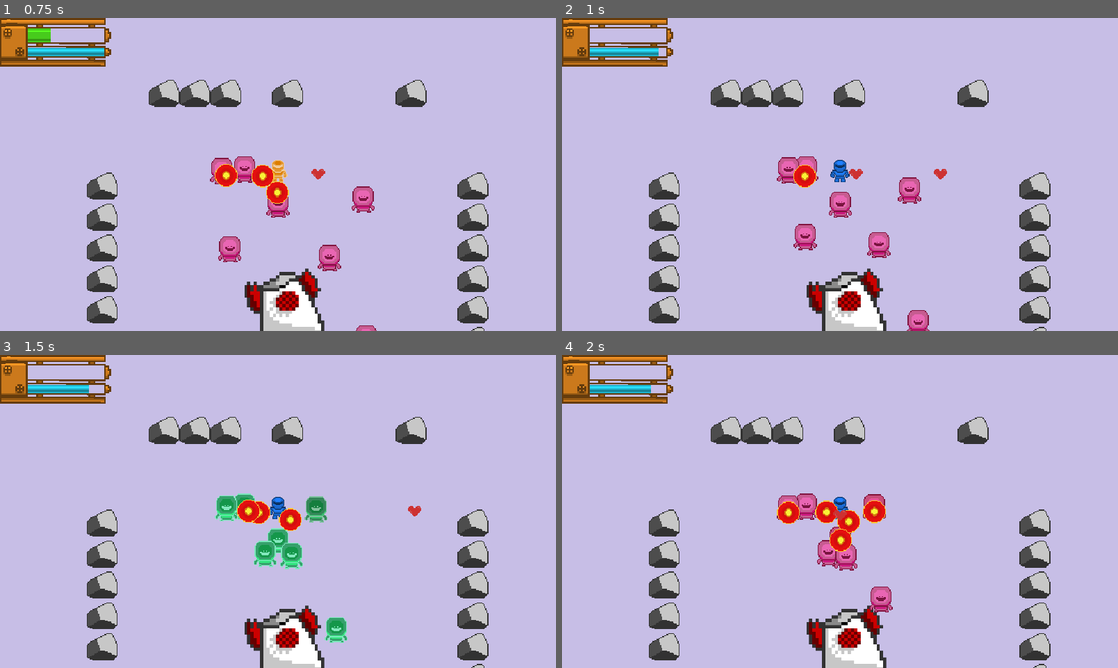
Above: before the commit, frames 1-4 (two rows, left to right).
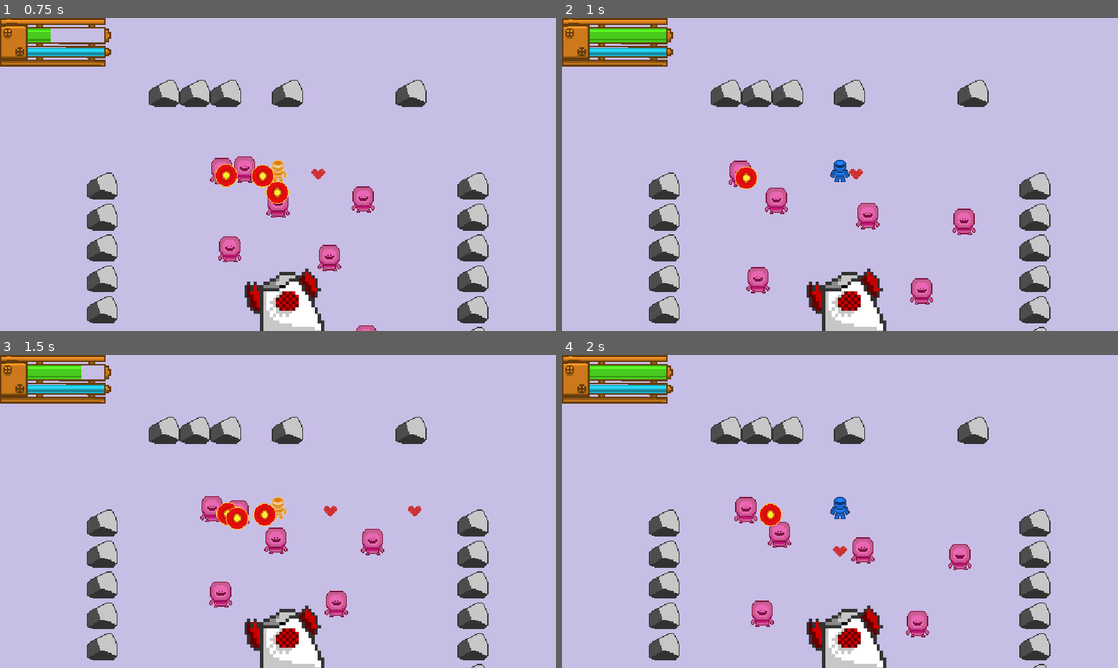
Above: after the commit, the same moments.

Repository: FREQ-E/Hanno
Game: Godot game, scene res://levels/test/test.tscn
Same seed, same stepped clock (60 frames per second), same inputs: the game is played once before the commit and once after it.
Inputs:
- Up to frame 1 (0.75 s): hold Right (fire_right) from 0.53 s (still down); hold Space (sprint) from 0.53 s (still down)
- Up to frame 2 (1 s): keep holding Right (fire_right); keep holding Space (sprint)
- Up to frame 3 (1.5 s): release Right (fire_right) at 1.28 s; release Space (sprint) at 1.28 s; hold Down (fire_down) from 1.28 s (still down); tap Space (sprint) at 1.35 s
- Up to frame 4 (2 s): keep holding Down (fire_down)

Frame 1 is identical in both runs. In frame 2, 4.5% of the frame differs, in the area x 5-75%, y 3-100%; in frame 3, 4.1%; in frame 4, 4.9%, in the area x 5-74%, y 3-91%.

Commit message:
Removed print lines and added restart-on-death mechanic

Diff:
--- a/actors/aliens/alien1.tscn
+++ b/actors/aliens/alien1.tscn
@@ -8,18 +8,38 @@
 [ext_resource path="res://ai/trigger_untrigger.gd" type="Script" id=6]
 [ext_resource path="res://ai/agro2d.gd" type="Script" id=7]
 [ext_resource path="res://combat_scripts/damageable.gd" type="Script" id=8]
-[ext_resource path="res://actors/invert_material.tres" type="Material" id=9]
 [ext_resource path="res://combat_scripts/damage_hue.gd" type="Script" id=10]
 [ext_resource path="res://ai/node_sight2d.gd" type="Script" id=11]
 [ext_resource path="res://actors/spawn_instance.gd" type="Script" id=12]
+[ext_resource path="res://actors/respawner.gd" type="Script" id=13]
 
-[sub_resource type="CircleShape2D" id=1]
+[sub_resource type="Shader" id=1]
+code = "shader_type canvas_item;
+
+uniform bool invert = false;
+
+void fragment() {
+    vec4 col = texture(TEXTURE, UV).rgba;
+	if (invert) {
+		col.r = 1.0 - col.r;
+		col.g = 1.0 - col.g;
+		col.b = 1.0 - col.b;
+	}
+    COLOR.rgba = col.rgba;
+}"
+
+[sub_resource type="ShaderMaterial" id=2]
+resource_local_to_scene = true
+shader = SubResource( 1 )
+shader_param/invert = false
+
+[sub_resource type="CircleShape2D" id=3]
 radius = 37.2074
 
 [node name="Alien1" type="KinematicBody2D" groups=[
 "Enemies",
 ]]
-material = ExtResource( 9 )
+material = SubResource( 2 )
 collision_layer = 4
 collision_mask = 7
 script = ExtResource( 1 )
@@ -65,4 +85,7 @@
 
 [node name="SpawnChecker" type="VisibilityNotifier2D" parent="."]
 script = ExtResource( 12 )
+
+[node name="Respawner" type="Node" parent="."]
+script = ExtResource( 13 )
 [connection signal="death" from="Damageable" to="." method="queue_free"]
--- a/actors/player1/player1.tscn
+++ b/actors/player1/player1.tscn
@@ -2,7 +2,6 @@
 
 [ext_resource path="res://base_scripts/classic_character_2d.gd" type="Script" id=1]
 [ext_resource path="res://base_scripts/movement_input_2d.gd" type="Script" id=2]
-[ext_resource path="res://combat_scripts/damageable.gd" type="Script" id=3]
 [ext_resource path="res://actors/player1/Side-Sheet.png" type="Texture" id=4]
 [ext_resource path="res://actors/character_animator.gd" type="Script" id=5]
 [ext_resource path="res://actors/player1/Front-Sheet.png" type="Texture" id=6]
@@ -33,77 +32,87 @@
 }"
 
 [sub_resource type="ShaderMaterial" id=2]
+resource_local_to_scene = true
 shader = SubResource( 1 )
 shader_param/invert = false
 
 [sub_resource type="AtlasTexture" id=3]
+atlas = ExtResource( 4 )
+region = Rect2( 0, 0, 32, 32 )
+
+[sub_resource type="AtlasTexture" id=4]
+atlas = ExtResource( 4 )
+region = Rect2( 32, 0, 32, 32 )
+
+[sub_resource type="AtlasTexture" id=5]
+atlas = ExtResource( 4 )
+region = Rect2( 64, 0, 32, 32 )
+
+[sub_resource type="AtlasTexture" id=6]
+atlas = ExtResource( 4 )
+region = Rect2( 96, 0, 32, 32 )
+
+[sub_resource type="AtlasTexture" id=7]
 atlas = ExtResource( 6 )
 region = Rect2( 0, 0, 32, 32 )
 
-[sub_resource type="AtlasTexture" id=4]
+[sub_resource type="AtlasTexture" id=8]
 atlas = ExtResource( 6 )
 region = Rect2( 32, 0, 32, 32 )
 
-[sub_resource type="AtlasTexture" id=5]
+[sub_resource type="AtlasTexture" id=9]
 atlas = ExtResource( 6 )
 region = Rect2( 64, 0, 32, 32 )
 
-[sub_resource type="AtlasTexture" id=6]
+[sub_resource type="AtlasTexture" id=10]
 atlas = ExtResource( 6 )
 region = Rect2( 96, 0, 32, 32 )
 
-[sub_resource type="AtlasTexture" id=7]
+[sub_resource type="AtlasTexture" id=11]
 atlas = ExtResource( 7 )
 region = Rect2( 0, 0, 32, 32 )
 
-[sub_resource type="AtlasTexture" id=8]
+[sub_resource type="AtlasTexture" id=12]
 atlas = ExtResource( 7 )
 region = Rect2( 32, 0, 32, 32 )
 
-[sub_resource type="AtlasTexture" id=9]
+[sub_resource type="AtlasTexture" id=13]
 atlas = ExtResource( 7 )
 region = Rect2( 64, 0, 32, 32 )
 
-[sub_resource type="AtlasTexture" id=10]
+[sub_resource type="AtlasTexture" id=14]
 atlas = ExtResource( 7 )
-region = Rect2( 96, 0, 32, 32 )
-
-[sub_resource type="AtlasTexture" id=11]
-atlas = ExtResource( 4 )
-region = Rect2( 0, 0, 32, 32 )
-
-[sub_resource type="AtlasTexture" id=12]
-atlas = ExtResource( 4 )
-region = Rect2( 32, 0, 32, 32 )
-
-[sub_resource type="AtlasTexture" id=13]
-atlas = ExtResource( 4 )
-region = Rect2( 64, 0, 32, 32 )
-
-[sub_resource type="AtlasTexture" id=14]
-atlas = ExtResource( 4 )
 region = Rect2( 96, 0, 32, 32 )
 
 [sub_resource type="SpriteFrames" id=15]
 animations = [ {
 "frames": [ SubResource( 3 ), SubResource( 4 ), SubResource( 5 ), SubResource( 6 ) ],
 "loop": true,
-"name": "walk_down",
+"name": "walk_side",
 "speed": 10.0
 }, {
 "frames": [ SubResource( 7 ), SubResource( 8 ), SubResource( 9 ), SubResource( 10 ) ],
 "loop": true,
-"name": "walk_up",
+"name": "walk_down",
 "speed": 10.0
 }, {
 "frames": [ SubResource( 11 ), SubResource( 12 ), SubResource( 13 ), SubResource( 14 ) ],
 "loop": true,
-"name": "walk_side",
+"name": "walk_up",
 "speed": 10.0
 } ]
 
 [sub_resource type="CircleShape2D" id=16]
 radius = 32.9877
+
+[sub_resource type="GDScript" id=18]
+script/source = "extends Damageable
+
+
+func _ready():
+	yield(self, \"death\")
+	get_tree().change_scene(get_parent().owner.filename)
+"
 
 [sub_resource type="Curve" id=17]
 max_value = 4.0
@@ -122,6 +131,7 @@
 scale = Vector2( 3, 3 )
 frames = SubResource( 15 )
 animation = "walk_down"
+frame = 3
 playing = true
 script = ExtResource( 5 )
 
@@ -141,7 +151,7 @@
 [node name="UI1" parent="." instance=ExtResource( 8 )]
 
 [node name="Damageable" type="Node" parent="."]
-script = ExtResource( 3 )
+script = SubResource( 18 )
 
 [node name="Targets" type="Node2D" parent="."]
 position = Vector2( 0, -142.128 )
--- /dev/null
+++ b/actors/respawner.gd
@@ -0,0 +1,36 @@
+class_name Respawner
+extends Node
+
+
+export var recovery_distance := 4000.0
+
+var recoverer: Respawner
+var player: Node2D
+
+var _recovery_mode := false
+
+onready var original_transform = get_parent().global_transform
+
+
+func _ready():
+	if _recovery_mode:
+		player = GlobalFuncs.yield_and_get_group("Player")[0]
+
+	else:
+		recoverer = duplicate()
+		recoverer._recovery_mode = true
+		recoverer.filename = get_parent().filename
+		set_process(false)
+
+
+func _process(_delta):
+	if player.global_transform.origin.distance_to(original_transform.origin) <= recovery_distance:
+		var instance: Node2D = load(filename).instance()
+		get_parent().add_child(instance)
+		instance.global_transform = original_transform
+		queue_free()
+
+
+func _exit_tree():
+	if not _recovery_mode:
+		get_parent().get_parent().add_child(recoverer)
--- a/base_scripts/base_bullet.gd
+++ b/base_scripts/base_bullet.gd
@@ -12,9 +12,7 @@
 
 
 func _handle_collision(body: Node) -> void:
-	print(body.name)
 	queue_free()
 
 	if body.is_in_group(target_group):
 		body.get_node('Damageable').health -= damage
-		print('Life left ', body.get_node('Damageable').health/body.get_node('Damageable').max_health,'%')
--- a/levels/test/test.tscn
+++ b/levels/test/test.tscn
@@ -6,7 +6,62 @@
 [ext_resource path="res://levels/objects_tileset.tres" type="TileSet" id=4]
 [ext_resource path="res://levels/nav_tile.png" type="Texture" id=5]
 
-[sub_resource type="NavigationPolygon" id=1]
+[sub_resource type="Shader" id=1]
+code = "shader_type canvas_item;
+
+uniform bool invert = false;
+
+void fragment() {
+    vec4 col = texture(TEXTURE, UV).rgba;
+	if (invert) {
+		col.r = 1.0 - col.r;
+		col.g = 1.0 - col.g;
+		col.b = 1.0 - col.b;
+	}
+    COLOR.rgba = col.rgba;
+}"
+
+[sub_resource type="ShaderMaterial" id=4]
+resource_local_to_scene = true
+shader = SubResource( 1 )
+shader_param/invert = false
+
+[sub_resource type="ShaderMaterial" id=5]
+resource_local_to_scene = true
+shader = SubResource( 1 )
+shader_param/invert = false
+
+[sub_resource type="ShaderMaterial" id=6]
+resource_local_to_scene = true
+shader = SubResource( 1 )
+shader_param/invert = false
+
+[sub_resource type="ShaderMaterial" id=7]
+resource_local_to_scene = true
+shader = SubResource( 1 )
+shader_param/invert = false
+
+[sub_resource type="ShaderMaterial" id=8]
+resource_local_to_scene = true
+shader = SubResource( 1 )
+shader_param/invert = false
+
+[sub_resource type="ShaderMaterial" id=9]
+resource_local_to_scene = true
+shader = SubResource( 1 )
+shader_param/invert = false
+
+[sub_resource type="ShaderMaterial" id=10]
+resource_local_to_scene = true
+shader = SubResource( 1 )
+shader_param/invert = false
+
+[sub_resource type="ShaderMaterial" id=11]
+resource_local_to_scene = true
+shader = SubResource( 1 )
+shader_param/invert = false
+
+[sub_resource type="NavigationPolygon" id=12]
 vertices = PoolVector2Array( 128, 128, 0, 128, 0, 0, 128, 0 )
 polygons = [ PoolIntArray( 0, 1, 2, 3 ) ]
 
@@ -48,27 +103,35 @@
 [node name="YSort" type="YSort" parent="."]
 
 [node name="Alien1" parent="YSort" instance=ExtResource( 3 )]
+material = SubResource( 4 )
 position = Vector2( 369.37, 413.689 )
 
 [node name="Alien2" parent="YSort" instance=ExtResource( 3 )]
+material = SubResource( 5 )
 position = Vector2( 523.221, 533.561 )
 
 [node name="Alien3" parent="YSort" instance=ExtResource( 3 )]
+material = SubResource( 6 )
 position = Vector2( 913.041, 591.137 )
 
 [node name="Alien4" parent="YSort" instance=ExtResource( 3 )]
+material = SubResource( 7 )
 position = Vector2( 448.655, 858.254 )
 
 [node name="Alien5" parent="YSort" instance=ExtResource( 3 )]
+material = SubResource( 8 )
 position = Vector2( 1137.68, 905.448 )
 
 [node name="Alien6" parent="YSort" instance=ExtResource( 3 )]
+material = SubResource( 9 )
 position = Vector2( 1315.13, 618.51 )
 
 [node name="Alien7" parent="YSort" instance=ExtResource( 3 )]
+material = SubResource( 10 )
 position = Vector2( 1266.99, 1257.51 )
 
 [node name="Alien8" parent="YSort" instance=ExtResource( 3 )]
+material = SubResource( 11 )
 position = Vector2( 805.439, 1464.22 )
 
 [node name="Player1" parent="YSort" instance=ExtResource( 2 )]
--- a/project.godot
+++ b/project.godot
@@ -98,6 +98,11 @@
 "class": "RayBody2D",
 "language": "GDScript",
 "path": "res://base_scripts/ray_body_2d.gd"
+}, {
+"base": "Node",
+"class": "Respawner",
+"language": "GDScript",
+"path": "res://actors/respawner.gd"
 }, {
 "base": "VisibilityNotifier2D",
 "class": "SpawnInstance",
@@ -143,6 +148,7 @@
 "NodeSight2D": "",
 "PlayerShooting": "",
 "RayBody2D": "",
+"Respawner": "",
 "SpawnInstance": "",
 "State": "",
 "StateMachine": "",
Not shown: 2 places in actors/aliens/alien1.tscn that only renumber resources
Not shown: 2 places in levels/test/test.tscn that only renumber resources
